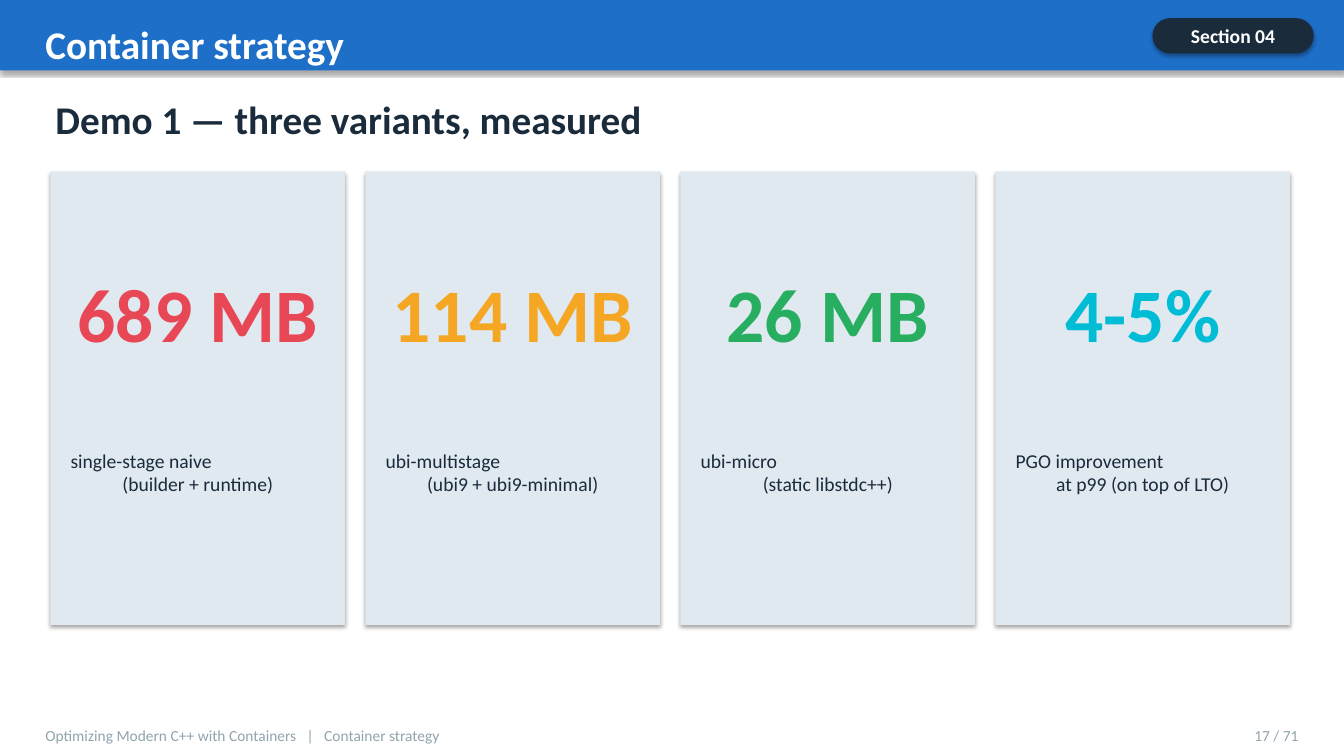
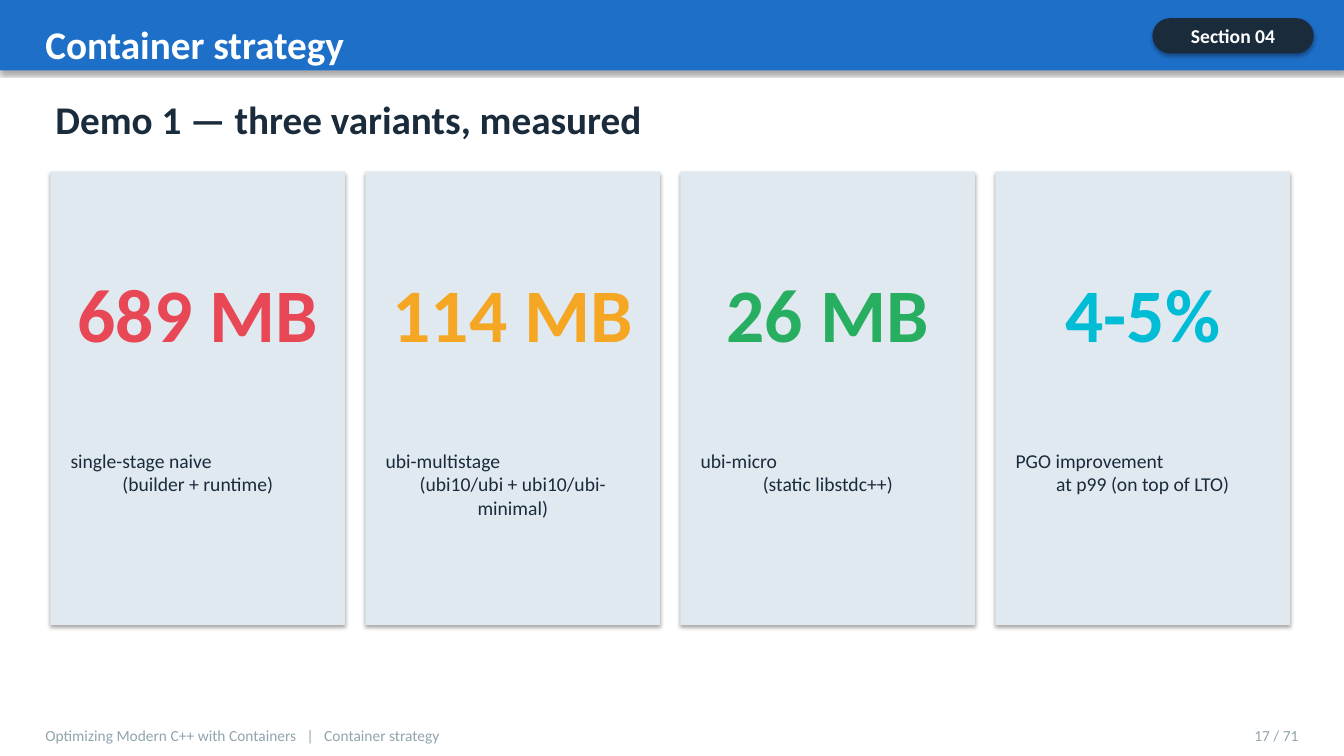
Before and after one commit to patterncatalyst/cpp-container-optimization-tutorial, a slide deck: slide 17 of presentation/cpp-container-tutorial.pptx. Drawn at 1344x756 pixels with LibreOffice and Linux fonts; fonts in the diff are those of the drawing. Boxes give left, top, right and bottom in pixels: in the first picture for what was removed or moved away, otherwise in the second. Text is boxed around its words. In the diff, an @@ line names an element or a change of style, - is before the commit and + after.

```diff
--- a/presentation/cpp-container-tutorial.pptx
+++ b/presentation/cpp-container-tutorial.pptx
@@ text at [386, 454, 606, 518]: text changed @@
-ubi-multistage
-(ubi9 + ubi9-minimal)
+ubi-multistage
+(ubi10/ubi + ubi10/ubi-minimal)
```
Also in this commit, not shown: 5 other slides changed, 2 other files.
